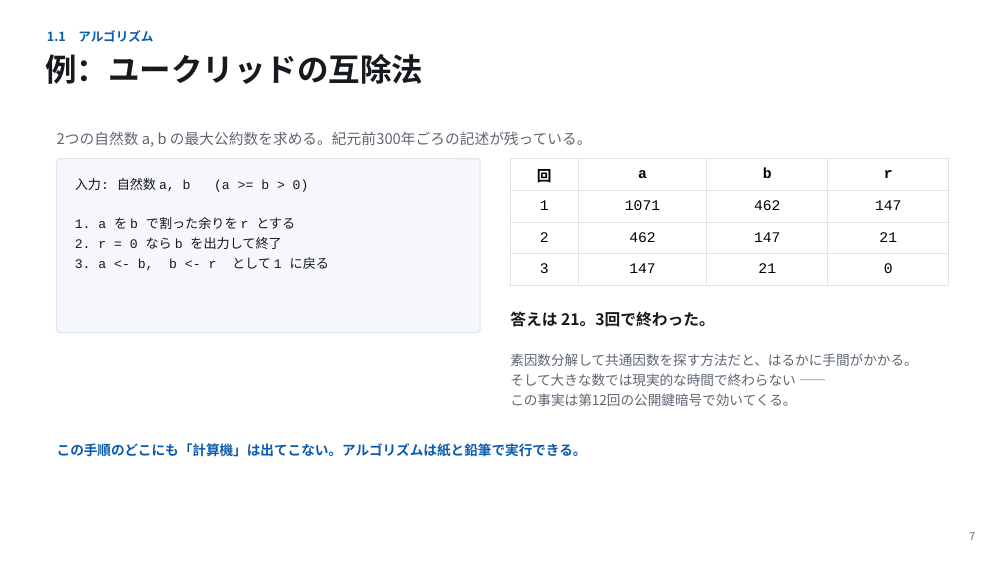
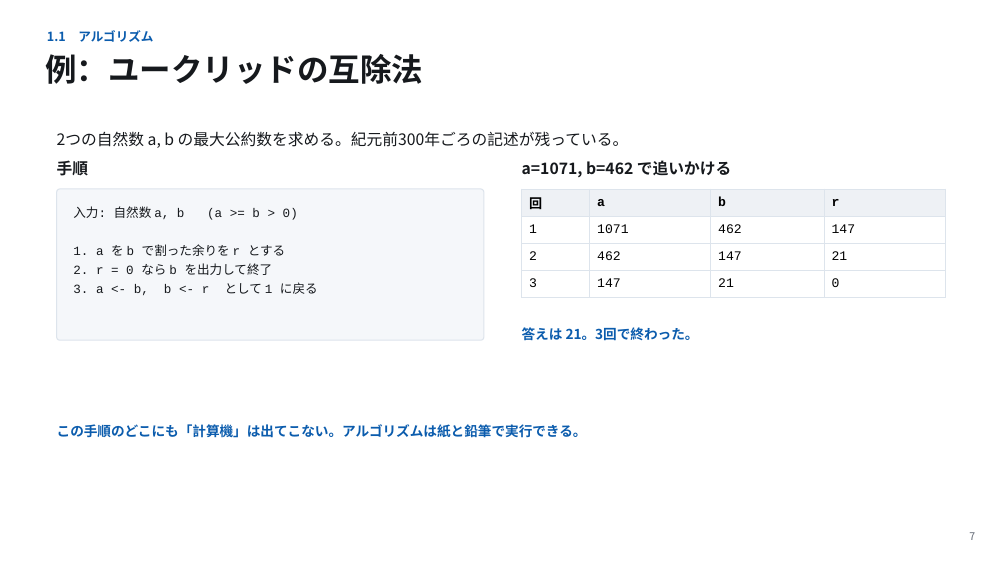
Before and after one commit to koide55/CompOutline, a slide deck: slide 7 of slides/第01回_計算とは何か.pptx. Drawn at 1008x567 pixels with LibreOffice and Linux fonts; fonts in the diff are those of the drawing. Boxes give left, top, right and bottom in pixels: in the first picture for what was removed or moved away, otherwise in the second. Text is boxed around its words. In the diff, an @@ line names an element or a change of style, - is before the commit and + after.

```diff
--- a/slides/第01回_計算とは何か.pptx
+++ b/slides/第01回_計算とは何か.pptx
@@ text "2つの自然数 a, b の最大公約数を求める。紀元前300年ごろの記述が残っている。" at [57,131,629,148]: size 14 to 15 pt, text colour #5F6672 to #16191D; line spacing 1 to 22pt @@
@@ text added at [57,160,88,176], 15 pt, text #16191D, bold @@
+手順
@@ text added at [522,160,731,177], 15 pt, text #16191D, bold @@
+a=1071, b=462 で追いかける
@@ rounded rectangle: place and size @@
-rounded rectangle at [57,159,480,333]
+rounded rectangle at [57,189,484,340]
@@ rounded rectangle at [57,189,484,340]: proportions changed @@
@@ text "入力: 自然数 a, b (a ...": place and size @@
-text "入力: 自然数 a, b (a ..." at [75,178,329,271]
+text "入力: 自然数 a, b (a ..." at [73,206,318,295]
@@ text "入力: 自然数 a, b (a ..." at [73,206,318,295]: size 12.5 to 12 pt; line spacing 18.8pt to 18pt @@
@@ table at [522,189,945,291] @@
@@ fill #FFFFFF to #EEF1F5 in row 1 @@
@@ size 14 to 12.5 pt @@
@@ alignment centre to left @@
@@ table: place and size @@
-table at [510,159,949,277]
+table at [522,189,945,291]
@@ text "答えは 21。3回で終わった。": place and size @@
-text "答えは 21。3回で終わった。" at [510,311,715,327]
+text "答えは 21。3回で終わった。" at [522,327,699,341]
@@ text "答えは 21。3回で終わった。" at [522,327,699,341]: size 15 to 13 pt, text colour #16191D to #0B5CAD @@
@@ text removed at [510,353,918,406] @@
-素因数分解して共通因数を探す方法だと、はるかに手間がかかる。
-そして大きな数では現実的な時間で終わらない ——
-この事実は第12回の公開鍵暗号で効いてくる。
@@ text "この手順のどこにも「計算機」は出てこない。アルゴリズムは紙と鉛筆で実行できる。": place and size @@
-text "この手順のどこにも「計算機」は出てこない。アルゴリズムは紙と鉛筆で実行できる。" at [57,443,587,457]
+text "この手順のどこにも「計算機」は出てこない。アルゴリズムは紙と鉛筆で実行できる。" at [57,424,587,438]
@@ text "この手順のどこにも「計算機」は出てこない。アルゴリズムは紙と鉛筆で実行できる。" at [57,424,587,438]: line spacing 1 to 19pt @@
```
Also in this commit, not shown: 21 other slides changed, 32 other files.
